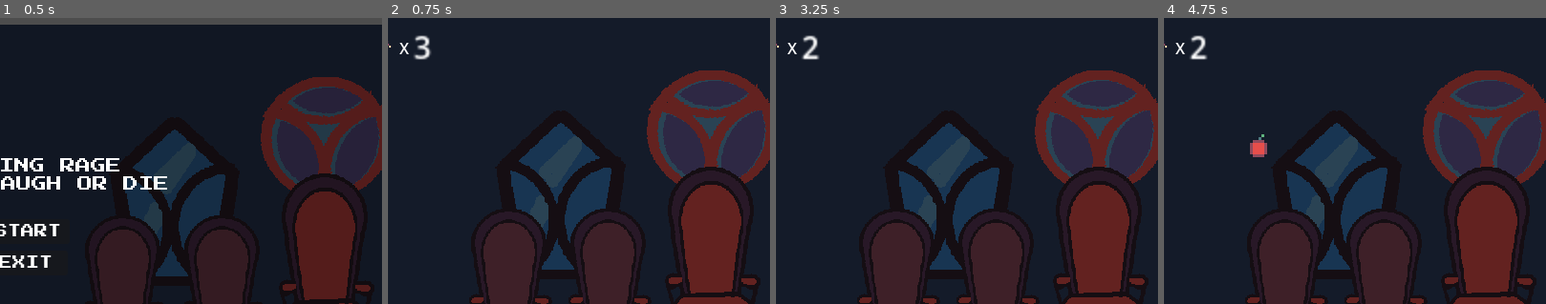
Above: before the commit, frames 1-4 (left to right).
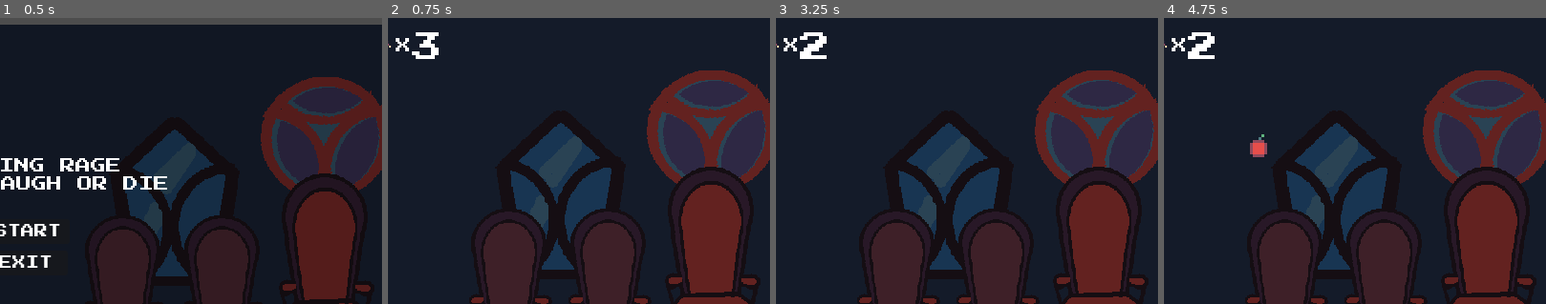
Above: after the commit, the same moments.

Repository: ewa1do/king_rage
Game: Godot game, scene res://menu.tscn
Same seed, same stepped clock (60 frames per second), same inputs: the game is played once before the commit and once after it.
Inputs:
- Up to frame 1 (0.5 s): no input
- Up to frame 2 (0.75 s): click "START" at 0.5 s
- Up to frame 3 (3.25 s): hold D (move_right) 1.28-2.78 s; hold A (move_left) from 2.78 s (still down)
- Up to frame 4 (4.75 s): keep holding A (move_left)
The pictures show only the part of the screen within x 6-56%, y 0-50%; the shares and areas given below are measured in that part.

Frame 1 is identical in both runs. In frame 2, 0.6% of the frame differs, in the area x 2-14%, y 5-15%; in frame 3, 0.6%; in frame 4, 0.6%.

Commit message:
game over

Diff:
--- a/menu.tscn
+++ b/menu.tscn
@@ -73,6 +73,7 @@
 [node name="Button2" type="Button" parent="MarginContainer/VBoxContainer/separador2"]
 texture_filter = 1
 texture_repeat = 1
+layout_mode = 0
 offset_left = 33.0
 offset_top = 240.0
 offset_right = 121.0
--- a/scenes/game.gd
+++ b/scenes/game.gd
@@ -3,8 +3,15 @@
 @onready var player = $Player
 @onready var hud = $UI/HUD
 @onready var timer : Timer = $Timer
+var next_room =preload("res://scenes/game_over.tscn") as PackedScene
+
+# Game over scene change
+func change_scene():
+	pass
 
 var lives = 3
+
+
 
 # Called when the node enters the scene tree for the first time.
 func _ready():
@@ -21,7 +28,7 @@
 	pass
 
 func game_over():
-	queue_free()
+	get_tree().change_scene_to_packed(next_room)
 
 func _on_player_took_damage():
 	lives -= 1
--- /dev/null
+++ b/scenes/game_over.gd
@@ -0,0 +1,17 @@
+class_name GameOver
+extends Control
+
+@onready var retry_button = $VBoxContainer/seperador2/Button
+@onready var menu_button = $VBoxContainer/seperador2/Button2
+@onready var next_game =preload("res://scenes/game.tscn") as PackedScene
+@onready var next_room =preload("res://menu.tscn") as PackedScene
+
+func _ready():
+	retry_button.button_down.connect(on_start_pressed)
+	menu_button.button_down.connect(on_exit_pressed)
+
+func on_start_pressed() -> void:
+	get_tree().change_scene_to_packed(next_game)
+
+func on_exit_pressed() -> void:
+	get_tree().change_scene_to_packed(next_room)
--- /dev/null
+++ b/scenes/game_over.tscn
@@ -0,0 +1,58 @@
+[gd_scene load_steps=3 format=3 uid="uid://b8y0e0p661sxw"]
+
+[ext_resource type="Script" path="res://scenes/game_over.gd" id="1_6fi12"]
+[ext_resource type="FontFile" uid="uid://cmnqvm8u5pm3p" path="res://assets/font/PressStart2P-Regular.ttf" id="1_i2oj5"]
+
+[node name="game over" type="Control"]
+layout_mode = 3
+anchors_preset = 15
+anchor_right = 1.0
+anchor_bottom = 1.0
+grow_horizontal = 2
+grow_vertical = 2
+script = ExtResource("1_6fi12")
+
+[node name="VBoxContainer" type="VBoxContainer" parent="."]
+layout_mode = 0
+offset_right = 40.0
+offset_bottom = 40.0
+
+[node name="separador" type="Control" parent="VBoxContainer"]
+layout_mode = 2
+
+[node name="Label" type="Label" parent="VBoxContainer/separador"]
+texture_filter = 1
+texture_repeat = 1
+layout_mode = 0
+offset_left = 200.0
+offset_top = 234.0
+offset_right = 587.0
+offset_bottom = 277.0
+theme_override_fonts/font = ExtResource("1_i2oj5")
+theme_override_font_sizes/font_size = 43
+text = "GAME OVER"
+
+[node name="seperador2" type="Control" parent="VBoxContainer"]
+layout_mode = 2
+
+[node name="Button" type="Button" parent="VBoxContainer/seperador2"]
+layout_mode = 0
+offset_left = 339.0
+offset_top = 313.0
+offset_right = 447.0
+offset_bottom = 344.0
+theme_override_colors/font_color = Color(1, 1, 1, 1)
+theme_override_fonts/font = ExtResource("1_i2oj5")
+theme_override_font_sizes/font_size = 20
+text = "RETRY"
+
+[node name="Button2" type="Button" parent="VBoxContainer/seperador2"]
+layout_mode = 0
+offset_left = 340.0
+offset_top = 359.0
+offset_right = 448.0
+offset_bottom = 390.0
+theme_override_colors/font_color = Color(1, 1, 1, 1)
+theme_override_fonts/font = ExtResource("1_i2oj5")
+theme_override_font_sizes/font_size = 20
+text = "MENU"
--- a/scenes/hud.tscn
+++ b/scenes/hud.tscn
@@ -1,7 +1,8 @@
-[gd_scene load_steps=5 format=3 uid="uid://c7b5ssd7phc57"]
+[gd_scene load_steps=6 format=3 uid="uid://c7b5ssd7phc57"]
 
 [ext_resource type="Script" path="res://scenes/HUD.gd" id="1_ntbs1"]
 [ext_resource type="Texture2D" uid="uid://bx8qhliy3gsd6" path="res://assets/textures/hat_spr.png" id="2_haawu"]
+[ext_resource type="FontFile" uid="uid://cmnqvm8u5pm3p" path="res://assets/font/PressStart2P-Regular.ttf" id="3_7jh4y"]
 
 [sub_resource type="LabelSettings" id="LabelSettings_m2qew"]
 
@@ -22,20 +23,24 @@
 
 [node name="X" type="Label" parent="."]
 layout_mode = 0
-offset_left = 62.0
-offset_top = 20.0
-offset_right = 91.0
-offset_bottom = 44.0
+offset_left = 58.0
+offset_top = 21.0
+offset_right = 87.0
+offset_bottom = 45.0
+theme_override_fonts/font = ExtResource("3_7jh4y")
 text = "X
 "
 label_settings = SubResource("LabelSettings_m2qew")
 
 [node name="LivesLeft" type="Label" parent="."]
+texture_filter = 1
+texture_repeat = 1
 layout_mode = 0
-offset_left = 77.0
-offset_top = 7.0
-offset_right = 117.0
-offset_bottom = 30.0
+offset_left = 75.0
+offset_top = 15.0
+offset_right = 115.0
+offset_bottom = 38.0
 scale = Vector2(2, 2)
+theme_override_fonts/font = ExtResource("3_7jh4y")
 text = "3"
 label_settings = SubResource("LabelSettings_ymd5v")
